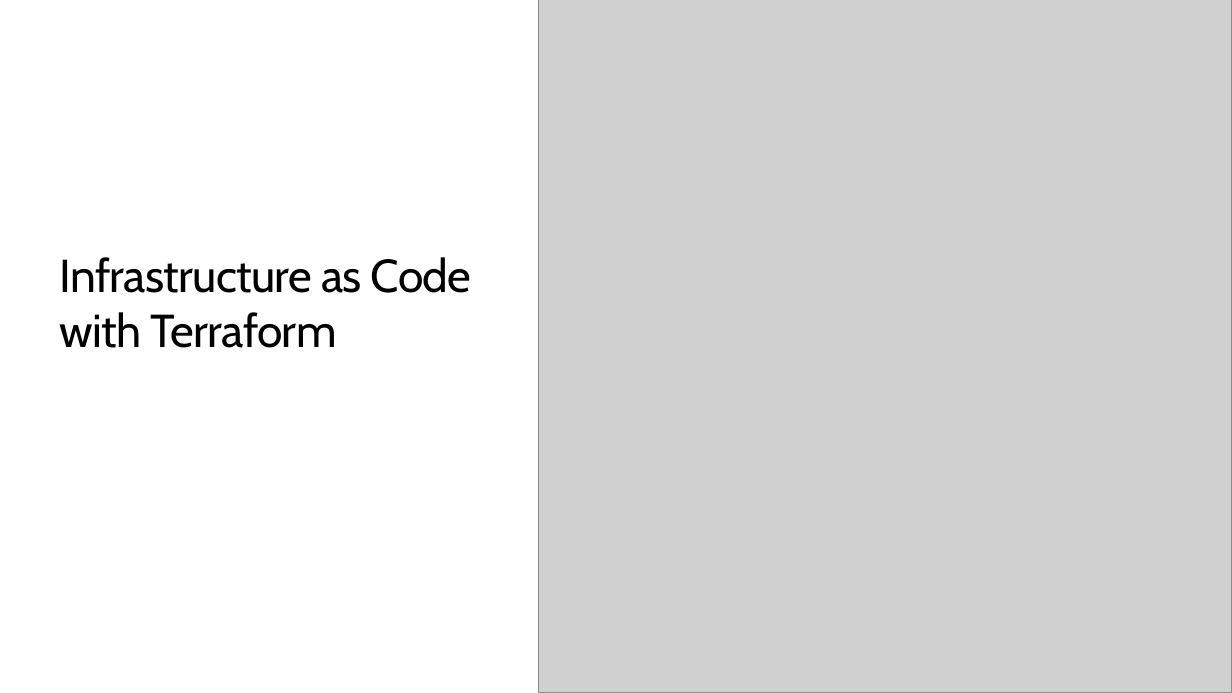
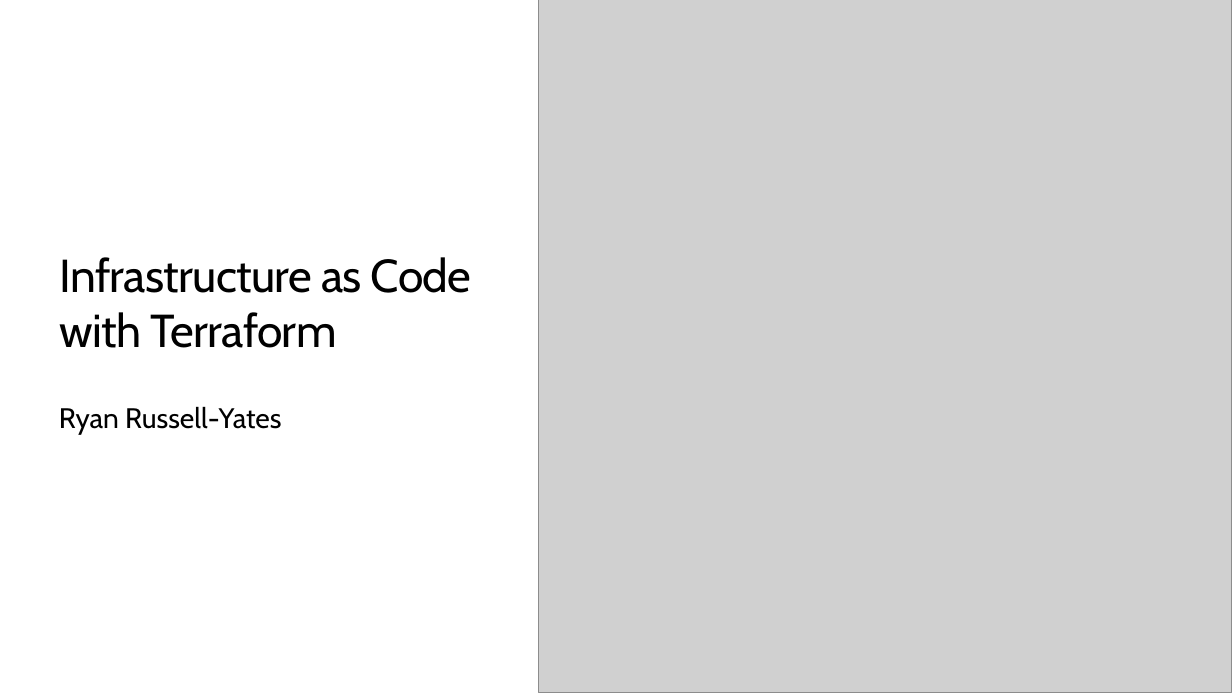
Before and after one commit to TIS-Cloud-Team/TF_Community_workshop, a slide deck: slide 1 of PPTs/00_Workshop_Introduction.pptx. Drawn at 1232x693 pixels with LibreOffice and Linux fonts; fonts in the diff are those of the drawing; grey boxes stand for pictures; background and template pictures are left out. Boxes give left, top, right and bottom in pixels: in the first picture for what was removed or moved away, otherwise in the second. Text is boxed around its words. In the diff, an @@ line names an element or a change of style, - is before the commit and + after.

```diff
--- a/PPTs/00_Workshop_Introduction.pptx
+++ b/PPTs/00_Workshop_Introduction.pptx
@@ text added at box(59, 406, 281, 434), 22 pt, text #000000 @@
+Ryan Russell-Yates
```
Also in this commit, not shown: 1 other slide changed.
